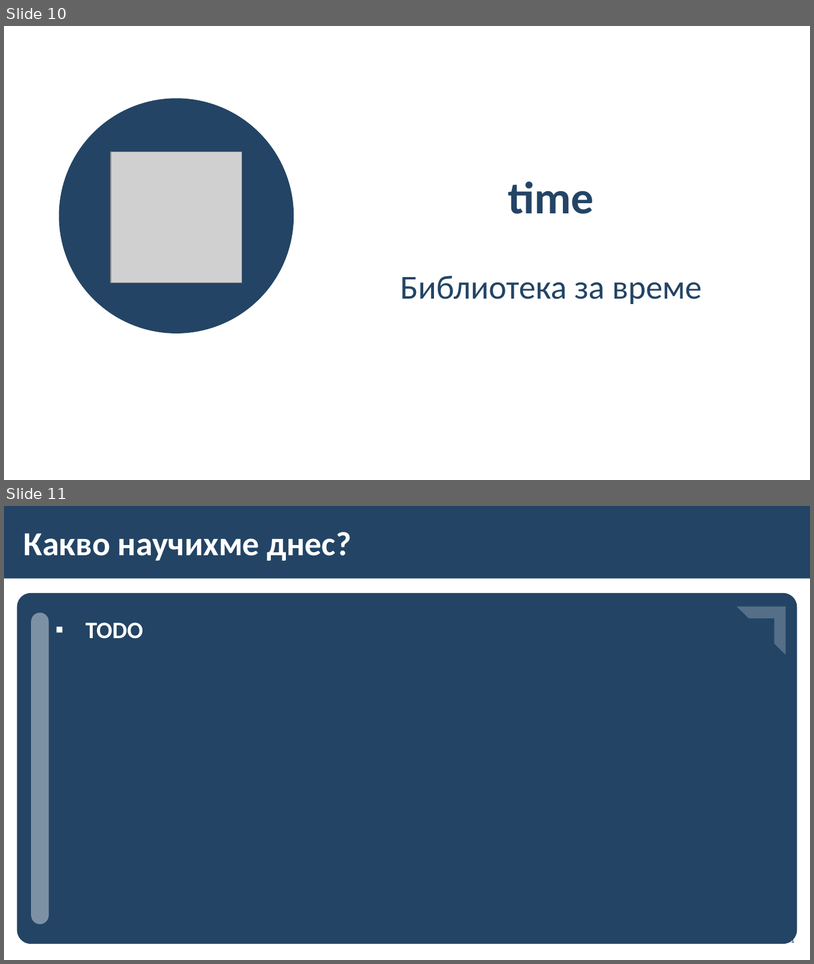
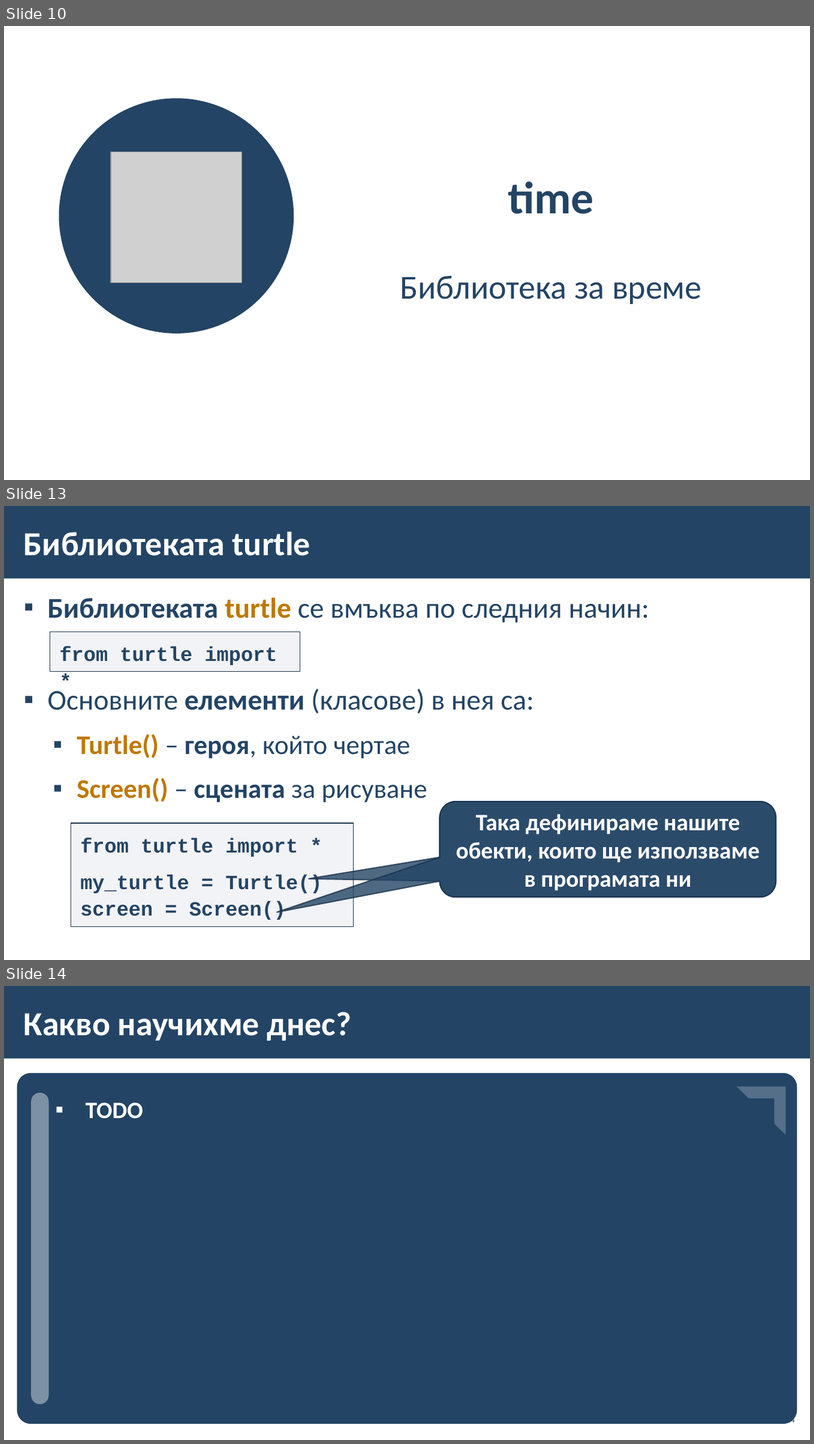
Before and after one commit to BG-IT-Edu/School-Programming, a slide deck: Courses/Computer-Modeling-and-IT/Computer-Modeling-and-IT-6-Class/27-{last-number}-Python/31-Libraries/31-Libraries.pptx. Shown one above the other, each under a label of ours: slides 10 and 11 before the commit, slides 10, 13 and 14 after it; the slides between them are not shown. The pictures are 814x964 and 814x1444 pixels, drawn with LibreOffice and Linux fonts; fonts in the diff are those of the drawing; grey boxes stand for pictures; background and template pictures are left out. Boxes give left, top, right and bottom in pixels: in the first picture for what was removed or moved away, otherwise in the second. Text is boxed around its words. In the diff, an @@ line names an element or a change of style, - is before the commit and + after.

```diff
--- a/Courses/Computer-Modeling-and-IT/Computer-Modeling-and-IT-6-Class/27-{last-number}-Python/31-Libraries/31-Libraries.pptx
+++ b/Courses/Computer-Modeling-and-IT/Computer-Modeling-and-IT-6-Class/27-{last-number}-Python/31-Libraries/31-Libraries.pptx
@@ slide 13 added at (x1=4, y1=506, x2=810, y2=960), background #FFFFFF; not listed: 1 template element that a slide beside it also shows @@
@@ title added at (x1=24, y1=531, x2=311, y2=556), 40 pt, text #FFFFFF, bold @@
+Библиотеката turtle
@@ text added at (x1=48, y1=597, x2=650, y2=802), 34 pt, text #234465 @@
+▪ Библиотеката turtle се вмъква по следния начин:
+▪ Основните елементи (класове) в нея са:
+  ▪ Turtle() – героя, който чертае
+  ▪ Screen() – сцената за рисуване
@@ rectangle added at (x1=50, y1=632, x2=300, y2=672), fill #ADB4C3 at 15% opacity, outline #1A334C 1 pt, 24 pt, text #234465, bold @@
+from turtle import *
@@ rounded speech box added at (x1=440, y1=801, x2=777, y2=897), fill #234465 at 80% opacity, outline #1A334C 1.5 pt @@
@@ rounded speech box added at (x1=440, y1=801, x2=777, y2=897), fill #234465 at 80% opacity, outline #1A334C 1.5 pt, 28 pt, text #FFFFFF, bold @@
+Така дефинираме нашите обекти, които ще използваме в програмата ни
@@ rectangle added at (x1=71, y1=823, x2=354, y2=927), fill #ADB4C3 at 15% opacity, outline #1A334C 1 pt, 24 pt, text #234465, bold @@
+from turtle import *
+my_turtle = Turtle()
+screen = Screen()
@@ what was slide 11 is now slide 14 @@
@@ page number at (x1=786, y1=1418, x2=795, y2=1425): text changed @@
-11
+14
```
Also in this commit, not shown: 3 slides changed, 2 other slides added.
